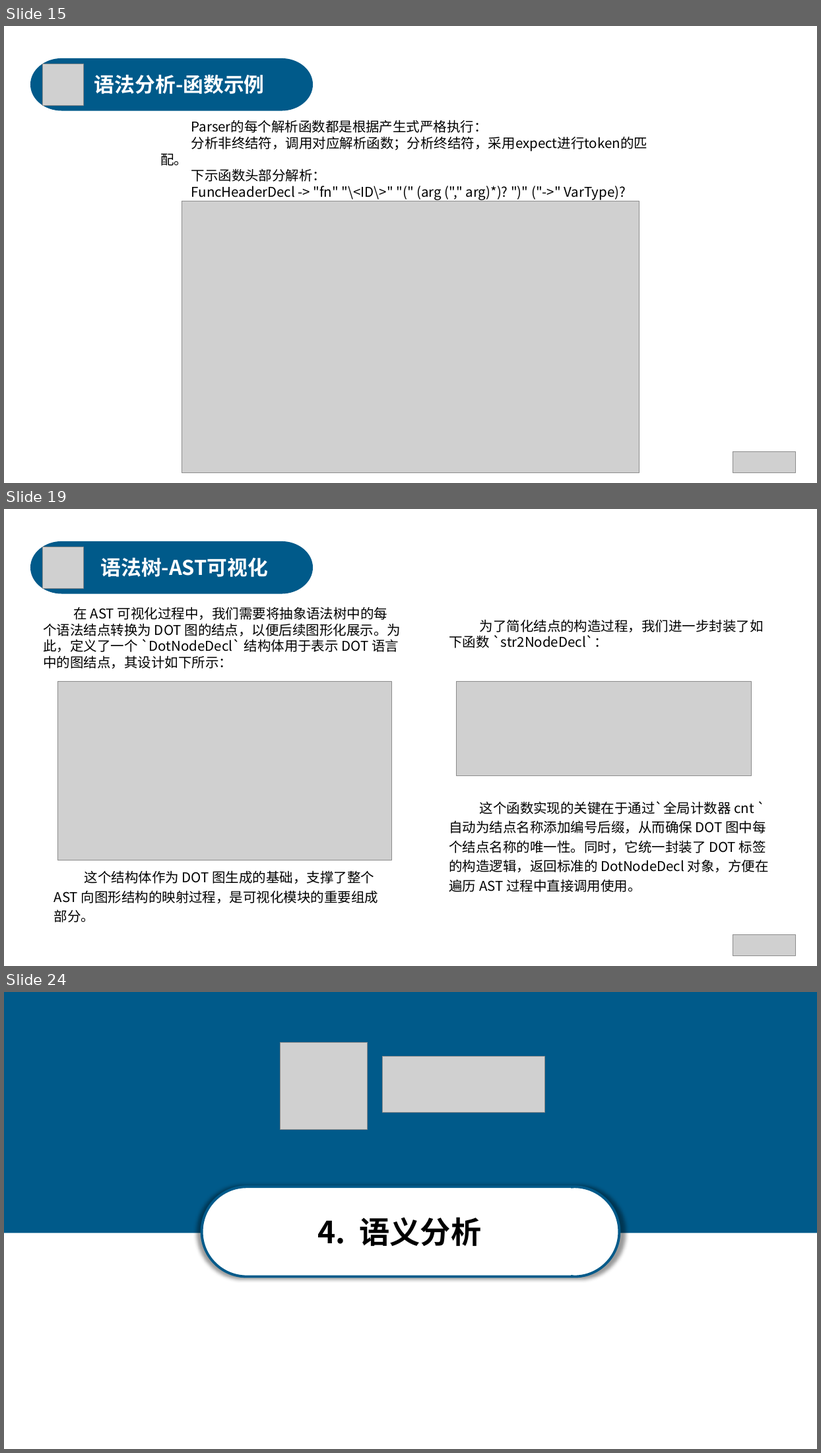
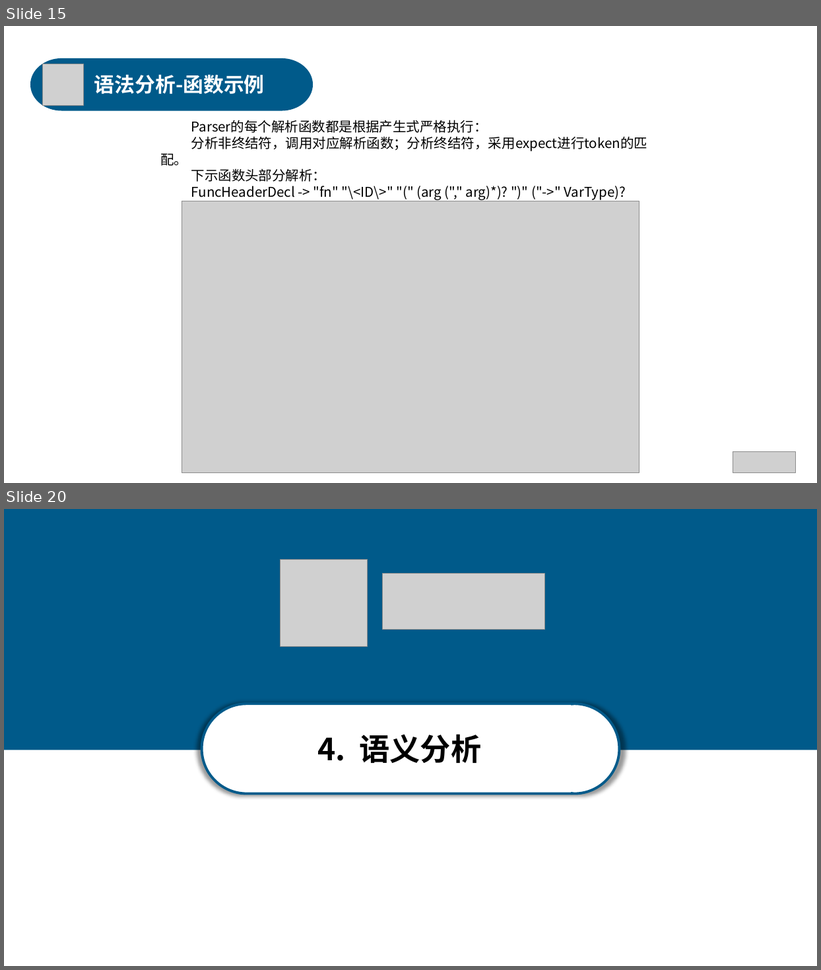
Before and after one commit to anxi710/compiler-principle-project, a slide deck: report/compiler_ppt.pptx. Shown one above the other, each under a label of ours: slides 15, 19 and 24 before the commit, slides 15 and 20 after it; the slides between them are not shown. The pictures are 821x1453 and 821x970 pixels, drawn with LibreOffice and Linux fonts; fonts in the diff are those of the drawing; grey boxes stand for pictures. Boxes give left, top, right and bottom in pixels: in the first picture for what was removed or moved away, otherwise in the second. Text is boxed around its words. In the diff, an @@ line names an element or a change of style, - is before the commit and + after.

```diff
--- a/report/compiler_ppt.pptx
+++ b/report/compiler_ppt.pptx
@@ slide 19 removed at [4,509,817,966], background #FFFFFF @@
@@ freeform shape removed at [32,543,312,593] @@
@@ picture removed at [42,547,84,588] @@
@@ text removed at [100,557,268,577] @@
-语法树-AST可视化
@@ text removed at [44,607,401,669] @@
-在 AST 可视化过程中，我们需要将抽象语法树中的每个语法结点转换为 DOT 图的结点，以便后续图形化展示。为此，定义了一个 `DotNodeDecl` 结构体用于表示 DOT 语言中的图结点，其设计如下所示：
@@ text removed at [450,619,764,648] @@
-为了简化结点的构造过程，我们进一步封装了如下函数 `str2NodeDecl`：
@@ picture removed at [57,681,391,860] @@
@@ picture removed at [457,681,752,776] @@
@@ text removed at [450,801,769,892] @@
-这个函数实现的关键在于通过`全局计数器 cnt `自动为结点名称添加编号后缀，从而确保 DOT 图中每个结点名称的唯一性。同时，它统一封装了 DOT 标签的构造逻辑，返回标准的 DotNodeDecl 对象，方便在遍历 AST 过程中直接调用使用。
@@ text removed at [54,871,379,923] @@
-这个结构体作为 DOT 图生成的基础，支撑了整个 AST 向图形结构的映射过程，是可视化模块的重要组成部分。
@@ picture removed at [733,935,797,956] @@
@@ what was slide 24 is now slide 20 @@
```
Also in this commit, not shown: 8 slides changed, 1 slide added, 3 other slides removed.
